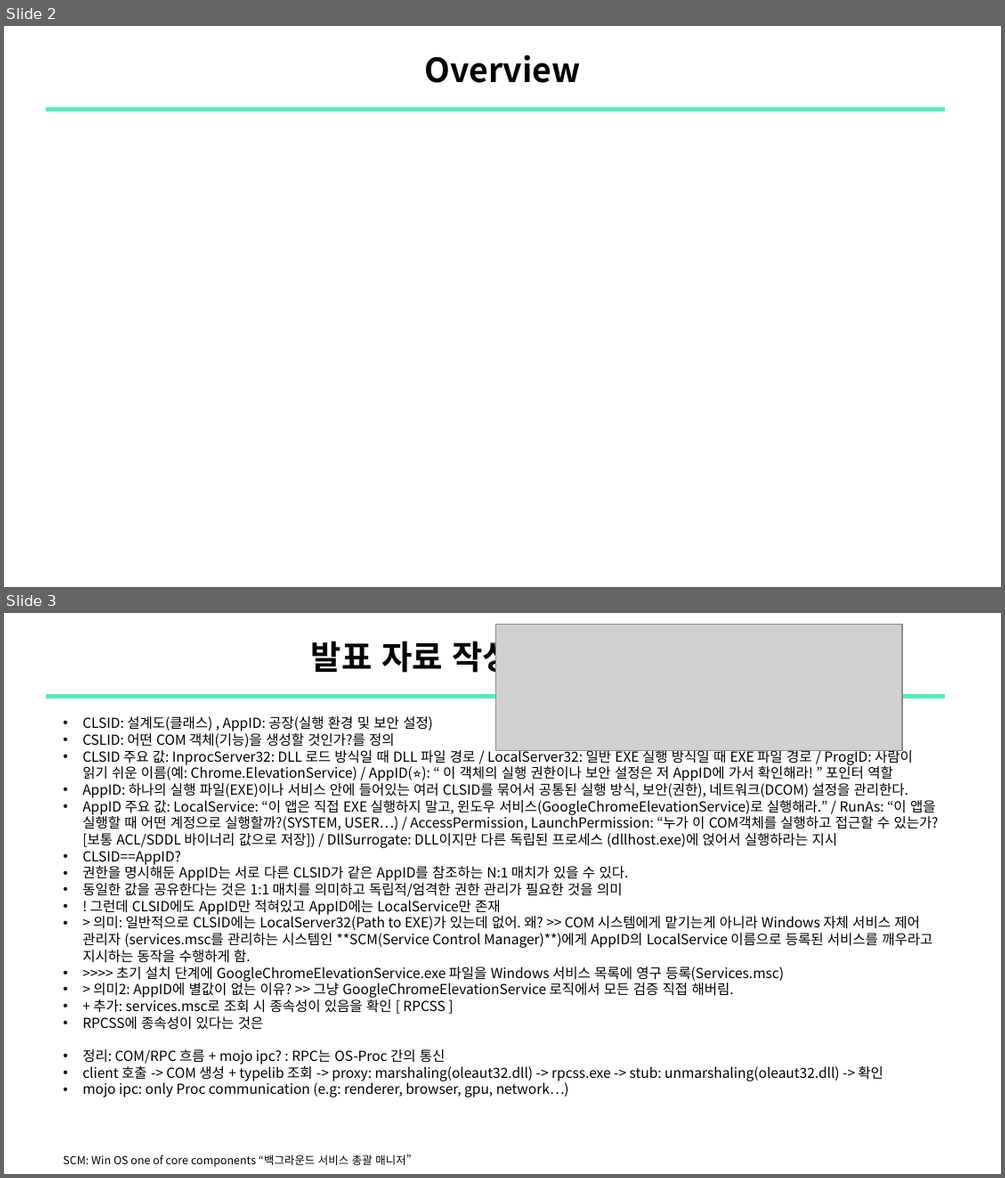
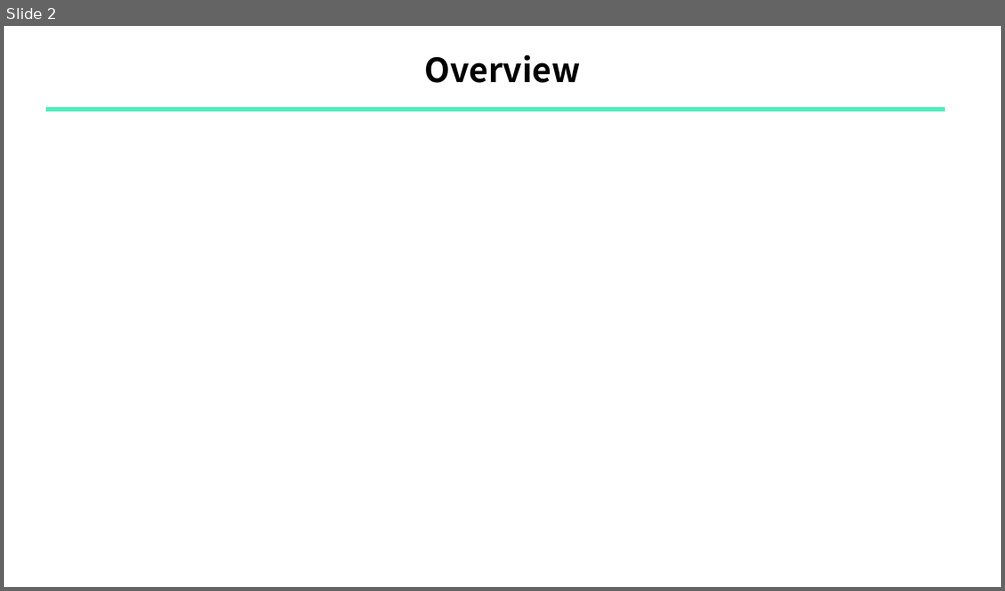
Before and after one commit to sewonpark292/SSL-Seminar, a slide deck: 16_COMrade_ABE_Analysis.pptx. Shown one above the other, each under a label of ours: slides 2 and 3 before the commit, slide 2 after it. The pictures are 1005x1178 and 1005x591 pixels, drawn with LibreOffice and Linux fonts; fonts in the diff are those of the drawing; grey boxes stand for pictures. Boxes give left, top, right and bottom in pixels: in the first picture for what was removed or moved away, otherwise in the second. Text is boxed around its words. In the diff, an @@ line names an element or a change of style, - is before the commit and + after.

```diff
--- a/16_COMrade_ABE_Analysis.pptx
+++ b/16_COMrade_ABE_Analysis.pptx
@@ slide 3 removed at [4, 613, 1001, 1174], background #FFFFFF @@
@@ title removed at [311, 635, 513, 678] @@
-발표 자료 작성 중 개념 정리
@@ picture removed at [495, 624, 902, 751] @@
@@ line removed from (46, 696) to (945, 696) @@
@@ text removed at [82, 716, 938, 1097] @@
-    • CLSID: 설계도(클래스) , AppID: 공장(실행 환경 및 보안 설정)
-    • CSLID: 어떤 COM 객체(기능)을 생성할 것인가?를 정의
-      • CLSID 주요 값: InprocServer32: DLL 로드 방식일 때 DLL 파일 경로 / LocalServer32: 일반 EXE 실행 방식일 때 EXE 파일 경로 / ProgID: 사람이 읽기 쉬운 이름(예: Chrome.ElevationService) / AppID(⭐): “ 이 객체의 실행 권한이나 보안 설정은 저 AppID에 가서 확인해라! ” 포인터 역할
-      • AppID: 하나의 실행 파일(EXE)이나 서비스 안에 들어있는 여러 CLSID를 묶어서 공통된 실행 방식, 보안(권한), 네트워크(DCOM) 설정을 관리한다.
-      • AppID 주요 값: LocalService: “이 앱은 직접 EXE 실행하지 말고, 윈도우 서비스(GoogleChromeElevationService)로 실행해라.” / RunAs: “이 앱을 실행할 때 어떤 계정으로 실행할까?(SYSTEM, USER…) / AccessPermission, LaunchPermission: “누가 이 COM객체를 실행하고 접근할 수 있는가? [보통 ACL/SDDL 바이너리 값으로 저장]) / DllSurrogate: DLL이지만 다른 독립된 프로세스 (dllhost.exe)에 얹어서 실행하라는 지시
-      • CLSID==AppID?
-      • 권한을 명시해둔 AppID는 서로 다른 CLSID가 같은 AppID를 참조하는 N:1 매치가 있을 수 있다.
-      • 동일한 값을 공유한다는 것은 1:1 매치를 의미하고 독립적/엄격한 권한 관리가 필요한 것을 의미
-      • ! 그런데 CLSID에도 AppID만 적혀있고 AppID에는 LocalService만 존재
-      • > 의미: 일반적으로 CLSID에는 LocalServer32(Path to EXE)가 있는데 없어. 왜? >> COM 시스템에게 맡기는게 아니라 Windows 자체 서비스 제어 관리자 (services.msc를 관리하는 시스템인 **SCM(Service Control Manager)**)에게 AppID의 LocalService 이름으로 등록된 서비스를 깨우라고 지시하는 동작을 수행하게 함.
-      • >>>> 초기 설치 단계에 GoogleChromeElevationService.exe 파일을 Windows 서비스 목록에 영구 등록(Services.msc)
-      • > 의미2: AppID에 별값이 없는 이유? >> 그냥 GoogleChromeElevationService 로직에서 모든 검증 직접 해버림.
-      • + 추가: services.msc로 조회 시 종속성이 있음을 확인 [ RPCSS ]
-      • RPCSS에 종속성이 있다는 것은
-      • 정리: COM/RPC 흐름 + mojo ipc? : RPC는 OS-Proc 간의 통신
-      • client 호출 -> COM 생성 + typelib 조회 -> proxy: marshaling(oleaut32.dll) -> rpcss.exe -> stub: unmarshaling(oleaut32.dll) -> 확인
-      • mojo ipc: only Proc communication (e.g: renderer, browser, gpu, network…)
@@ text removed at [63, 1154, 411, 1167] @@
-SCM: Win OS one of core components “백그라운드 서비스 총괄 매니저”
```
Also in this commit, not shown: 6 slides changed, 5 slides added, 1 other slide removed.
